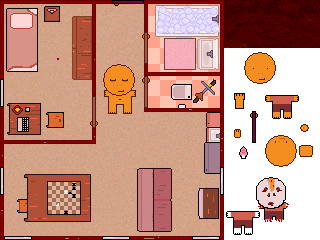
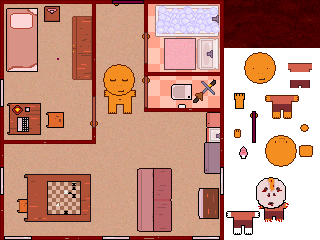
Two versions of the same layered image (320 × 240). Layer-by-layer changes:
added layer "Layer 61" above "Layer 29 copy 4" over (290, 80, 310, 88)
added layer "Layer 29 copy 4" above "Layer 29 copy 3" over (288, 63, 312, 72)
painted on "Layer 29 copy 3" over (265, 95, 299, 119)
